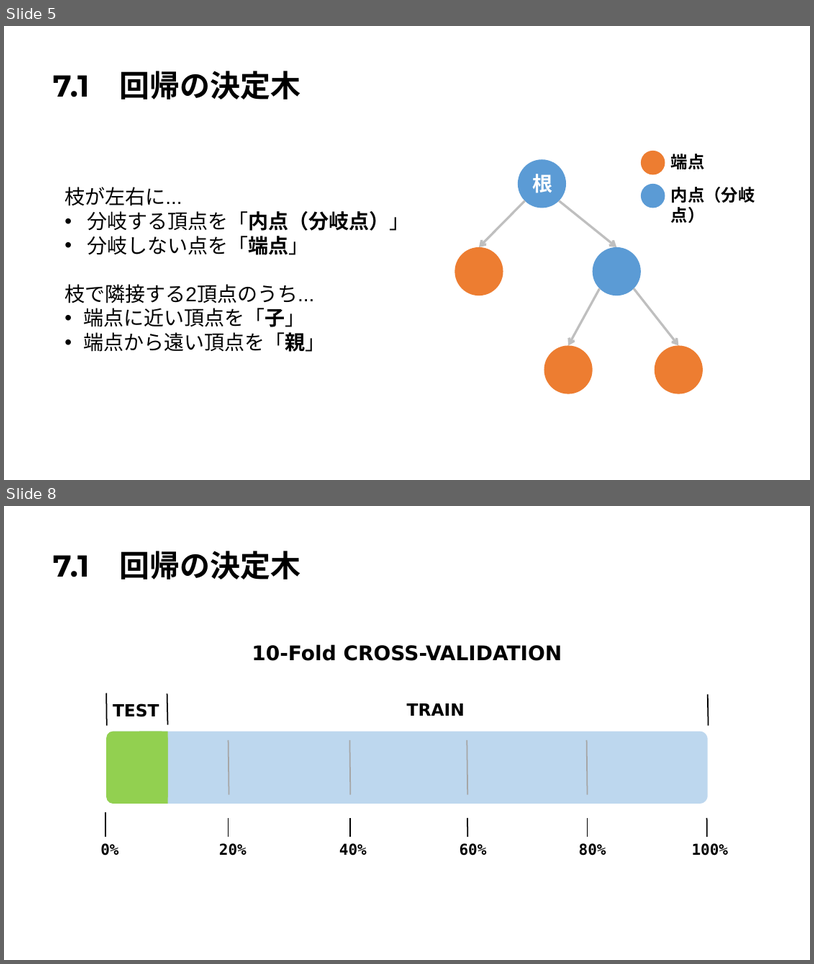
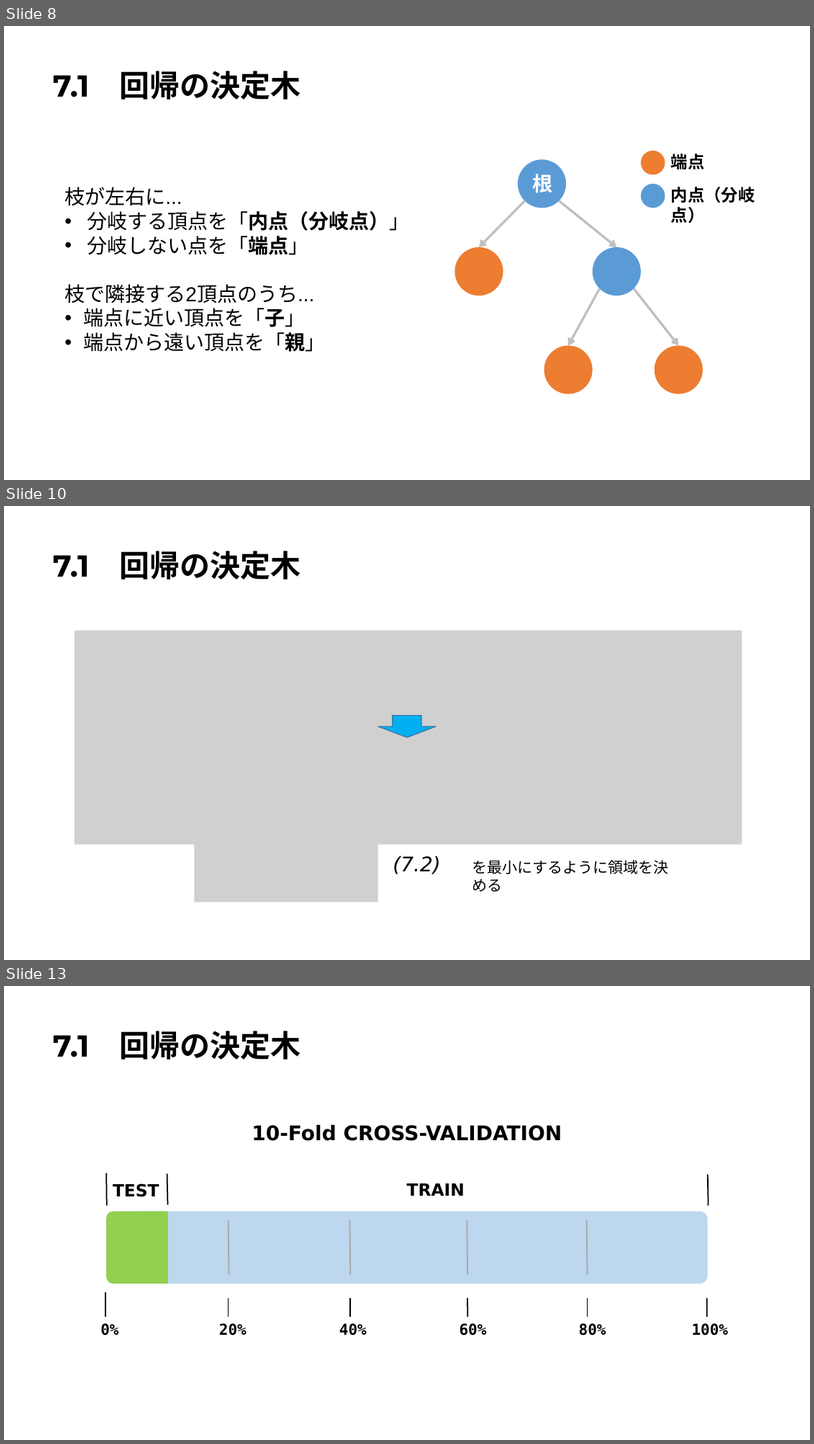
Before and after one commit to Harrry1206/-Graduation-research2, a slide deck: 第7章決定木.pptx. Shown one above the other, each under a label of ours: slides 5 and 8 before the commit, slides 8, 10 and 13 after it; the slides between them are not shown. The pictures are 814x964 and 814x1444 pixels, drawn with LibreOffice and Linux fonts; fonts in the diff are those of the drawing; grey boxes stand for pictures. Boxes give left, top, right and bottom in pixels: in the first picture for what was removed or moved away, otherwise in the second. Text is boxed around its words. In the diff, an @@ line names an element or a change of style, - is before the commit and + after.

```diff
--- a/第7章決定木.pptx
+++ b/第7章決定木.pptx
@@ slide 10 added at bbox=[4, 506, 810, 960], background #FFFFFF @@
@@ title added at bbox=[53, 551, 301, 579], 36 pt, text #000000, bold @@
+7.1 回帰の決定木
@@ picture added at bbox=[74, 630, 742, 844] @@
@@ down arrow added at bbox=[378, 716, 437, 737], fill #00B0F0, outline #43739E 1 pt @@
@@ picture added at bbox=[195, 826, 378, 902] @@
@@ text added at bbox=[393, 855, 440, 874], 24 pt, text #000000, italic @@
+(7.2)
@@ text added at bbox=[472, 860, 669, 891], 18 pt, text #000000 @@
+を最小にするように領域を決める
@@ what was slide 5 is now slide 8 @@
@@ what was slide 8 is now slide 13 @@
```
Also in this commit, not shown: 9 slides changed, 13 other slides added, 1 slide removed.
